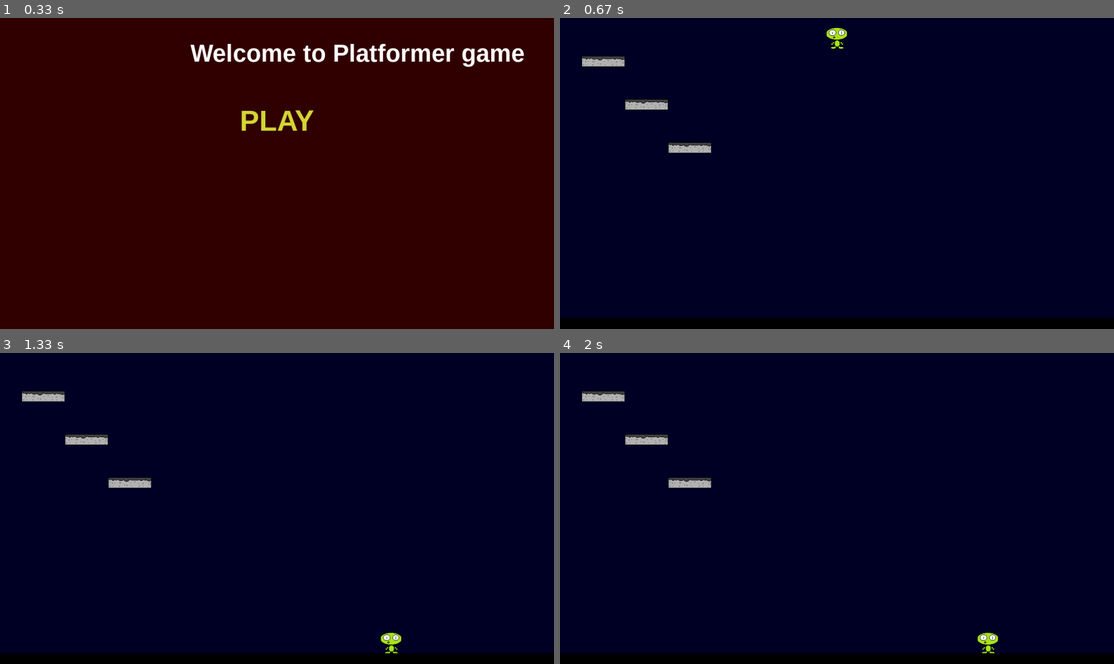
Above: before the commit, frames 1-4 (two rows, left to right).
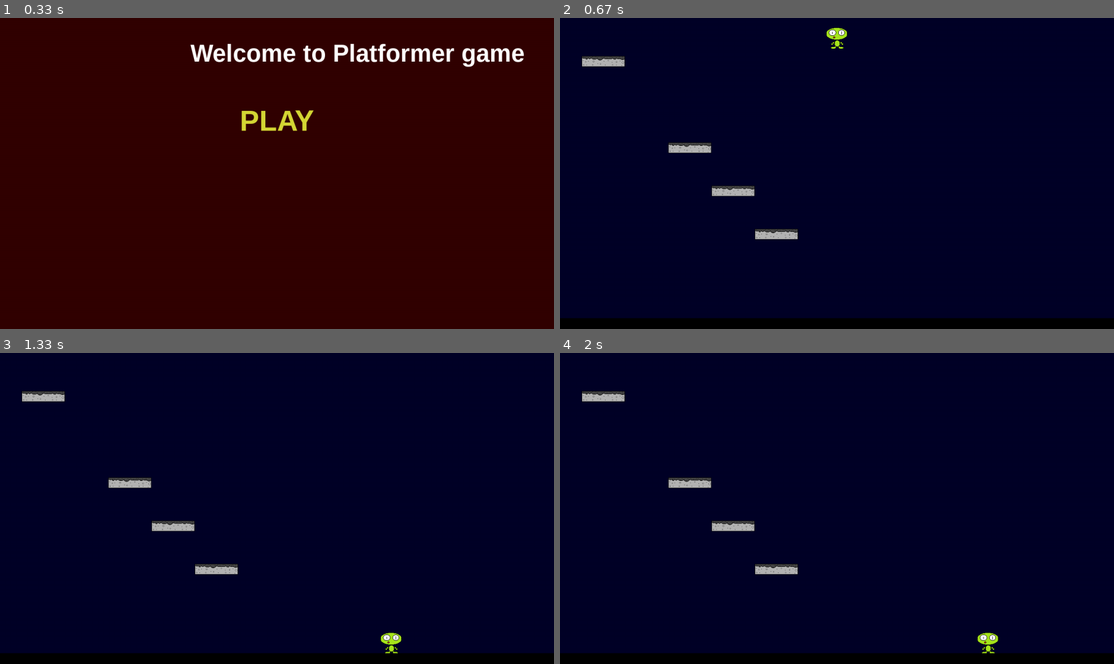
Above: after the commit, the same moments.

Repository: lapatinn/ot-harjoitustyo
Game: pygame game, started from src/main.py
Same seed, same stepped clock (60 frames per second), same inputs: the game is played once before the commit and once after it.
Inputs (mouse positions are in pixels of both pictures, inside the frame that each line leads up to):
- Up to frame 1 (0.33 s): no input
- Up to frame 2 (0.67 s): click "PLAY" at 0.38 s
- Up to frame 3 (1.33 s): hold D 0.67-1.13 s; move the mouse to (254, 520) at 0.7 s; hold D from 1.17 s (still down)
- Up to frame 4 (2 s): release D at 1.63 s; hold A from 1.67 s (still down)

Frame 1 is identical in both runs. In frame 2, 0.8% of the frame differs, in the area x 11-43%, y 26-72%; in frame 3, 0.8%; in frame 4, 0.8%.

Commit message:
Modify generate-method to read platform coordinates from json-file

Diff:
--- a/src/level.py
+++ b/src/level.py
@@ -21,11 +21,10 @@
         self.platforms.add(self.floor)
 
     def generate(self):
-        platform_data = [{"plat_x": 100, "plat_y": 100},
-                         {"plat_x": 200, "plat_y": 200},
-                         {"plat_x": 300, "plat_y": 300}
-                         ]
-        for dict in platform_data:
+        f = open("src/levels/level_1.json")
+        plat_data = json.load(f)
+
+        for dict in plat_data["platforms"]:
             x = dict["plat_x"]
             y = dict["plat_y"]
 
